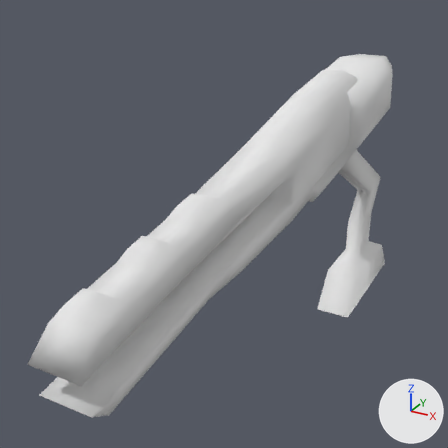
The Blender file Tools/Models/Misc/hturret.blend as it was, and as the next commit left it.
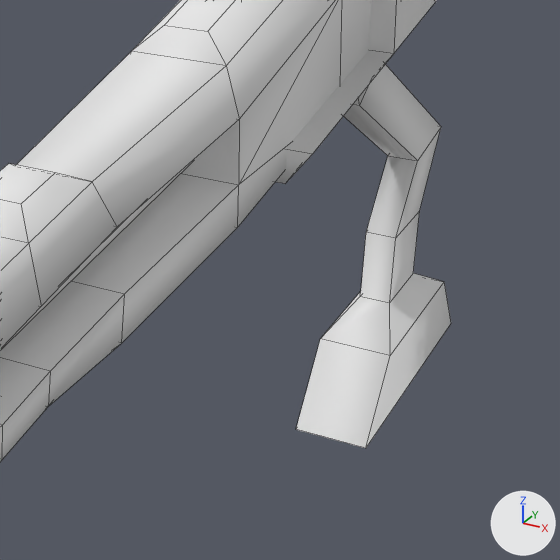
Old and new are each drawn whole from a 50 mm camera at (3.84, -8.62, 7.83) aimed at (-1.14, 0.42, 3.31) and again close up on the part from 42% to 97% of the width and 27% to 82% of the height. Every picture has the same lights, and +X, +Y and +Z are marked at lower right. The close-ups show mesh edges as thin lines.

Script lines for the objects in view, before the commit:
```python
me_cube = bpy.data.meshes.new('Cube')
me_cube.from_pydata(...)  # 176 vertices, 167 faces; spans x -0.66..0.67, y -5.08..6.81, z 0.01..5.84
me_cube.polygons.foreach_set('use_smooth', [True] * 167)
me_cube.materials.append(mat_material)  # white #e7e7e7
ob_cube = bpy.data.objects.new('Cube', me_cube)
ob_cube.location = (0.0, 0.0, 0.0)
```
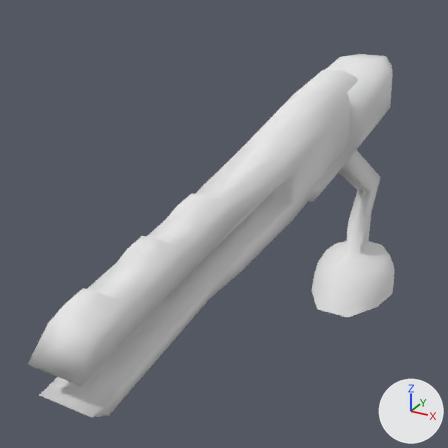
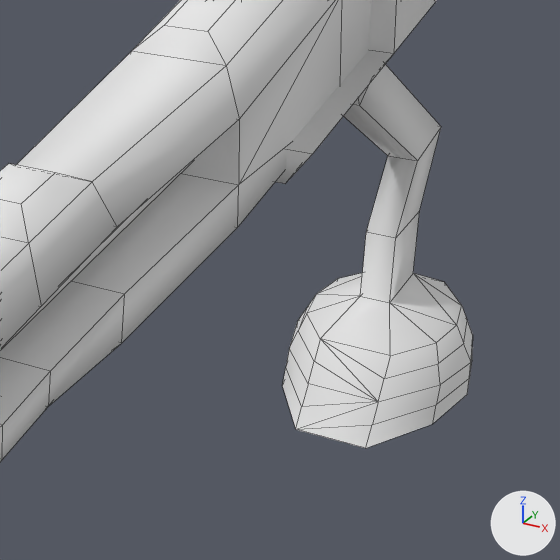
Location of each change, [x1, y1, x2, y2] in pixels of the close-ups (560 x 560 px):
'Cube', reshaped
    before: [0, 0, 451, 462]
    after: [0, 0, 473, 462]
part 1 of me_cube, built on
    before: [296, 273, 451, 448]
    after: [282, 273, 473, 448]

Edits to the bpy script that builds the scene:
```text
Change me_cube:
    used by ob_cube; location = (0.0, 0.0, 0.0)
    remove me_cube.from_pydata(...)  # 176 vertices, 167 faces; spans x -0.66..0.67, y -5.08..6.81, z 0.01..5.84
    add me_cube.from_pydata(...)  # 218 vertices, 219 faces; spans x -0.99..1.0, y -5.08..6.81, z 0.01..5.84
    me_cube part 1
    6 faces are deleted
    42 vertices are added at x -0.99..1.0, y 3.79..6.66, z 0.01..0.8
    58 new faces join them
```
